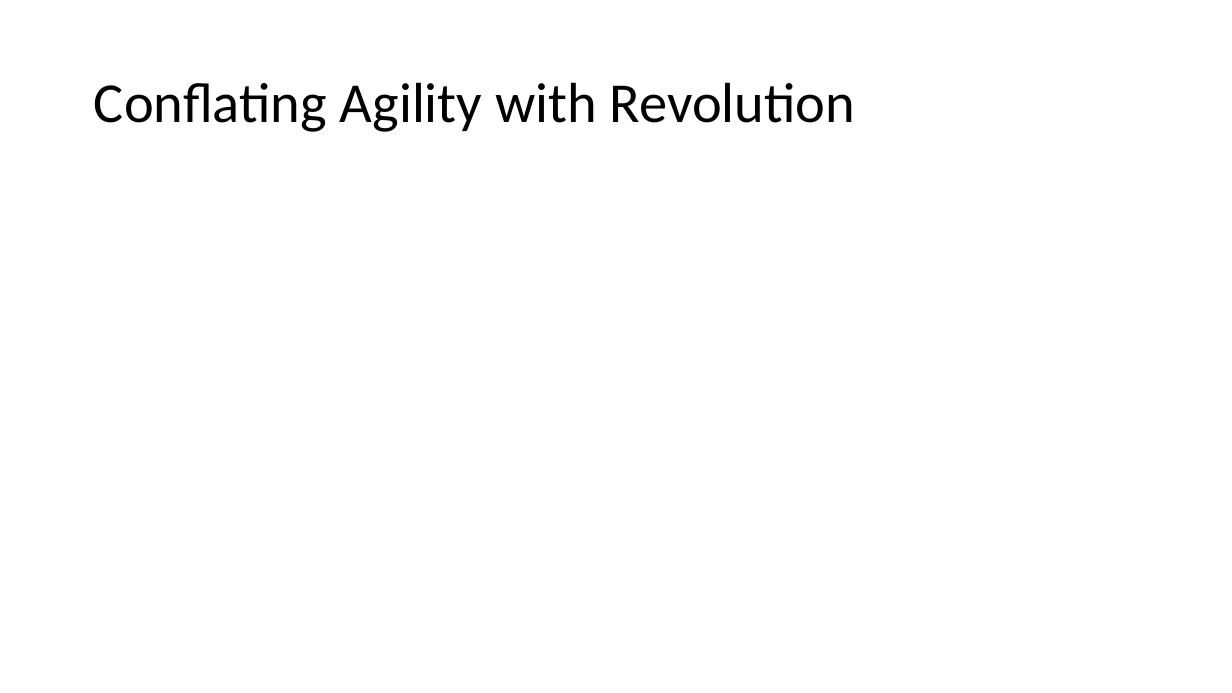
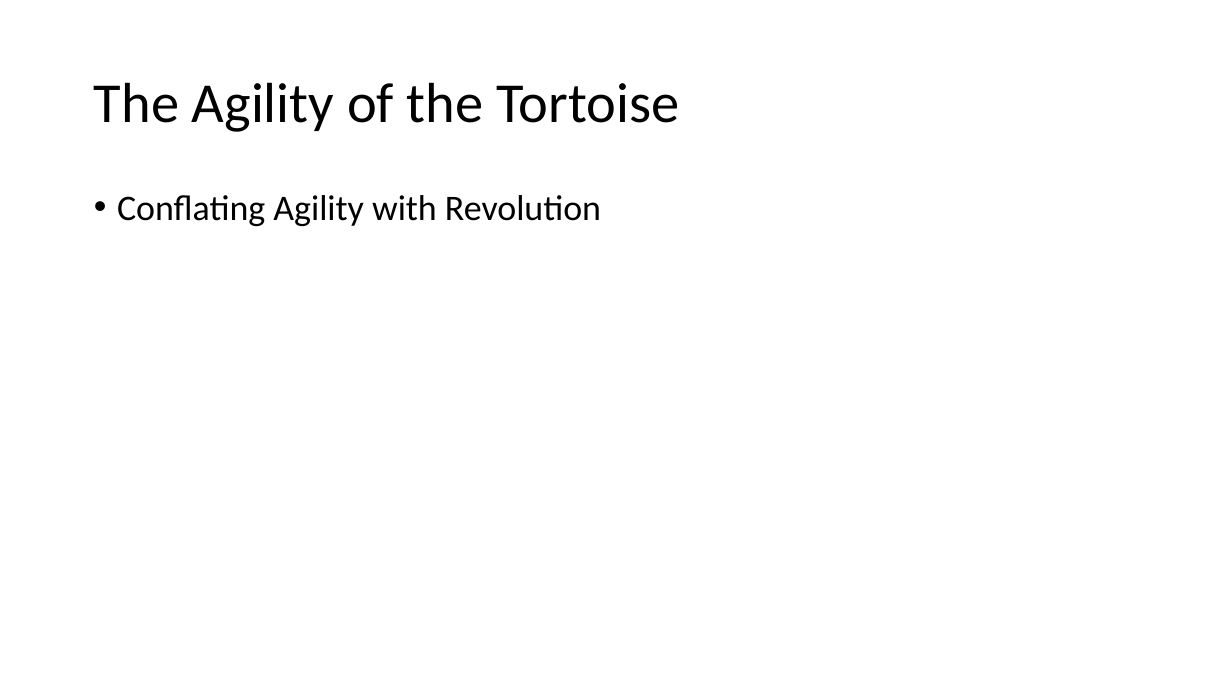
Before and after one commit to jugisahunk/presentations, a slide deck: slide 5 of tortoise-and-hare/tortoise-and-hare.pptx. Drawn at 1232x693 pixels with LibreOffice and Linux fonts; fonts in the diff are those of the drawing. Boxes give left, top, right and bottom in pixels: in the first picture for what was removed or moved away, otherwise in the second. Text is boxed around its words. In the diff, an @@ line names an element or a change of style, - is before the commit and + after.

```diff
--- a/tortoise-and-hare/tortoise-and-hare.pptx
+++ b/tortoise-and-hare/tortoise-and-hare.pptx
@@ title at (94,82,679,132): text changed @@
-Conflating Agility with Revolution
+The Agility of the Tortoise
@@ text added at (117,195,601,226), 28 pt, text #000000 @@
+• Conflating Agility with Revolution
```
Also in this commit, not shown: 8 other slides changed, 1 slide added, 1 other file.
